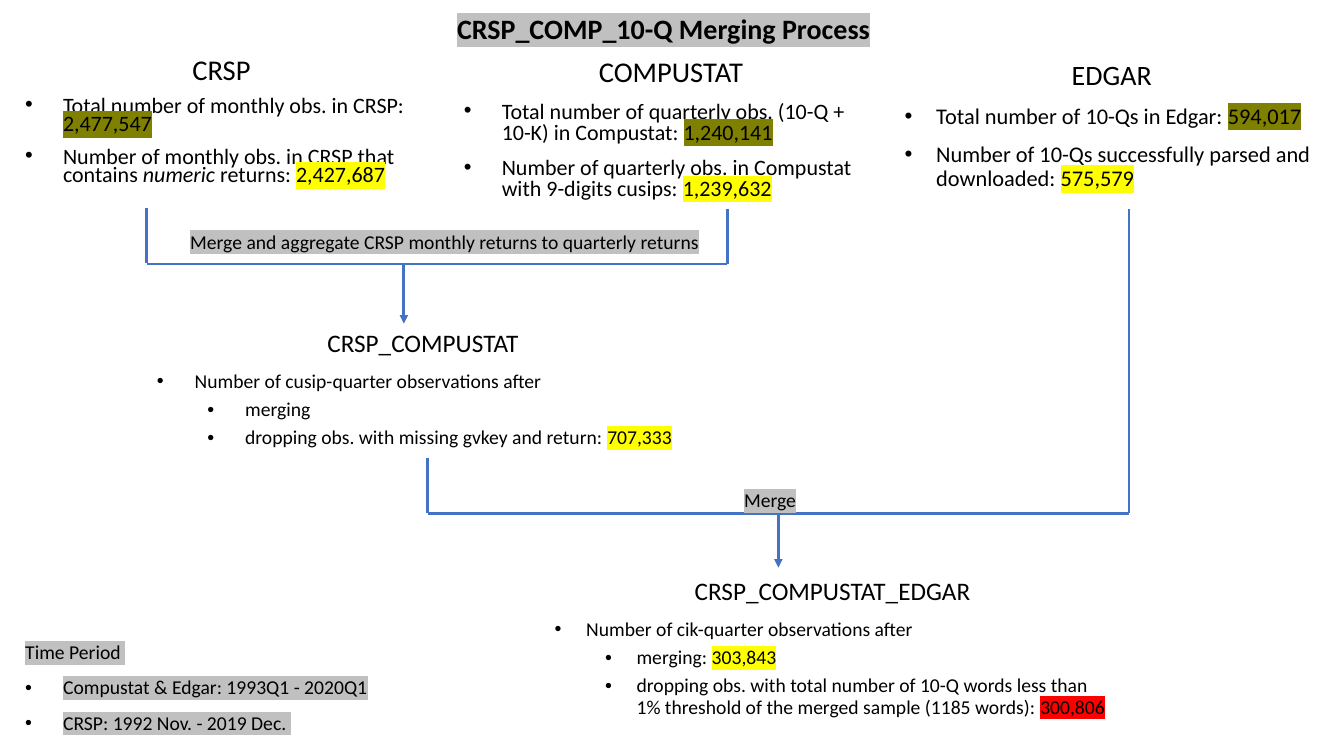
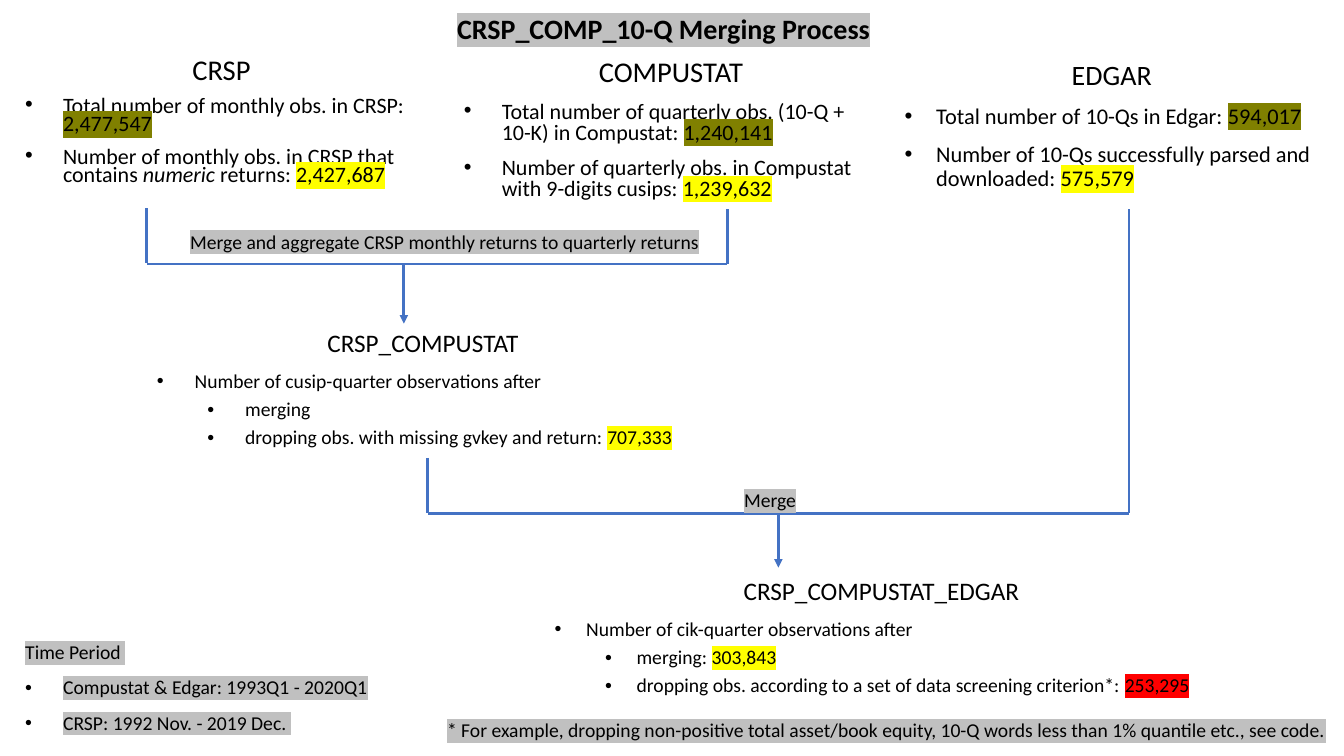
Before and after one commit to fengzhi22/narrative_conservatism, a slide deck: slide 2 of output/figure_1.pptx. Drawn at 1344x756 pixels with LibreOffice and Linux fonts; fonts in the diff are those of the drawing. Boxes give left, top, right and bottom in pixels: in the first picture for what was removed or moved away, otherwise in the second. Text is boxed around its words. In the diff, an @@ line names an element or a change of style, - is before the commit and + after.

Commit message:
#7 add controls: SIZE, MTB, LEV; variable creation and data screening

```diff
--- a/output/figure_1.pptx
+++ b/output/figure_1.pptx
@@ text at (x1=637, y1=678, x2=1189, y2=696): text changed @@
-  • dropping obs. with total number of 10-Q words less than 1% threshold of the merged sample (1185 words): 300,806
+  • dropping obs. according to a set of data screening criterion*: 253,295
@@ text added at (x1=461, y1=723, x2=1324, y2=741), 14 pt, text #000000 @@
+* For example, dropping non-positive total asset/book equity, 10-Q words less than 1% quantile etc., see code.
```
Also in this commit, not shown: 3 other files.
